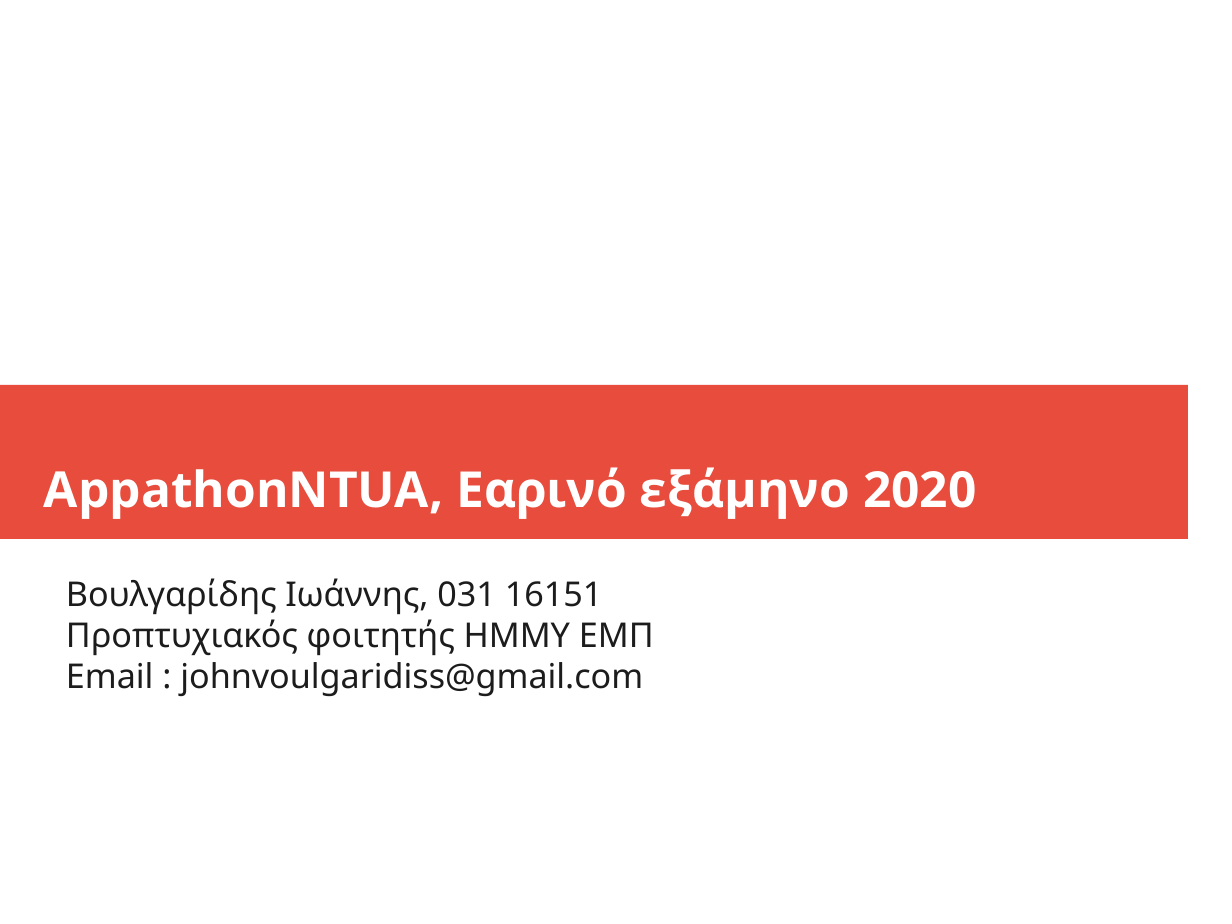
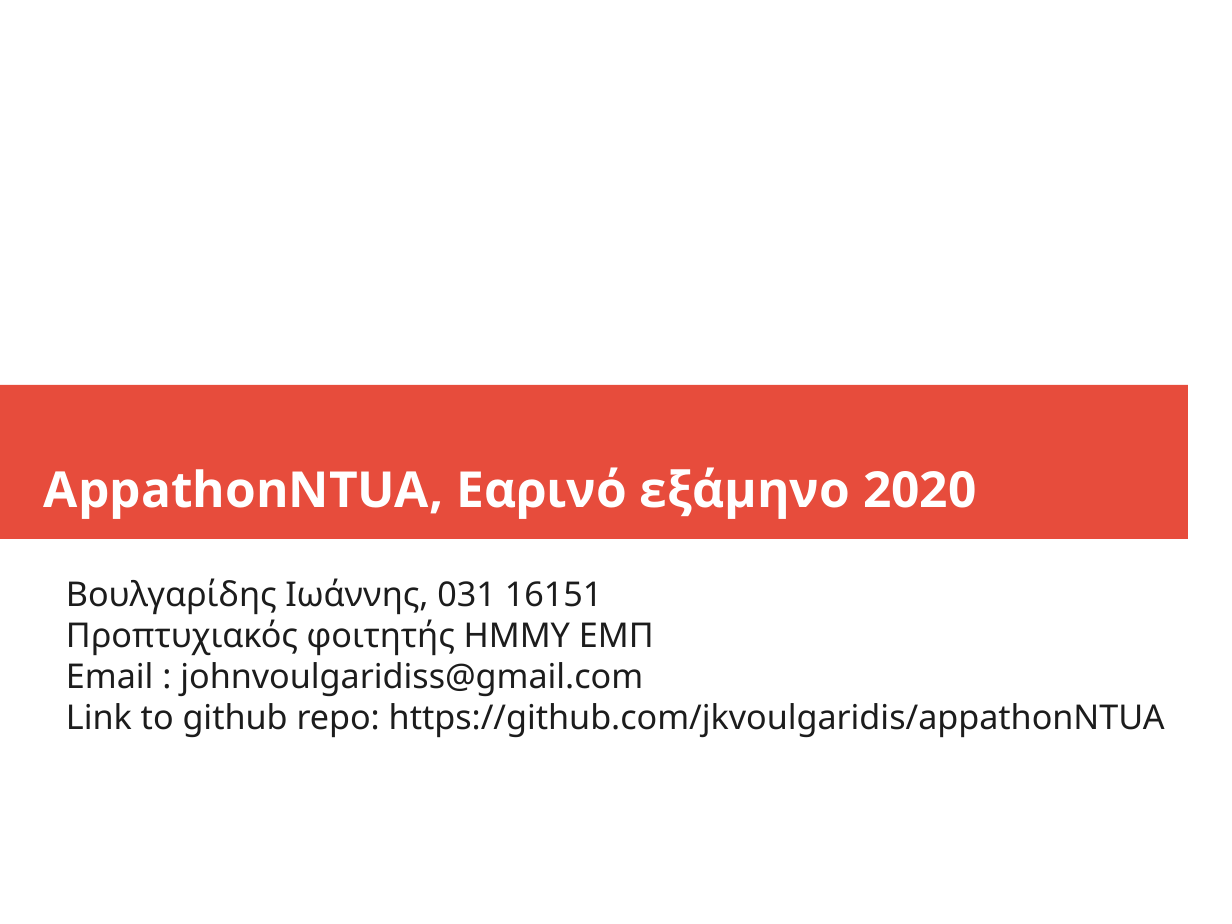
Before and after one commit to jkvoulgaridis/appathonNTUA, a slide deck: slide 1 of presebtation.odp. Drawn at 1232x924 pixels with LibreOffice and Linux fonts; fonts in the diff are those of the drawing. Boxes give left, top, right and bottom in pixels: in the first picture for what was removed or moved away, otherwise in the second. Text is boxed around its words. In the diff, an @@ line names an element or a change of style, - is before the commit and + after.

```diff
--- a/presebtation.odp
+++ b/presebtation.odp
@@ subtitle at bbox=[66, 703, 1165, 738]: paragraph added @@
+Link to github repo: https://github.com/jkvoulgaridis/appathonNTUA
```
Also in this commit, not shown: 2 other files.
